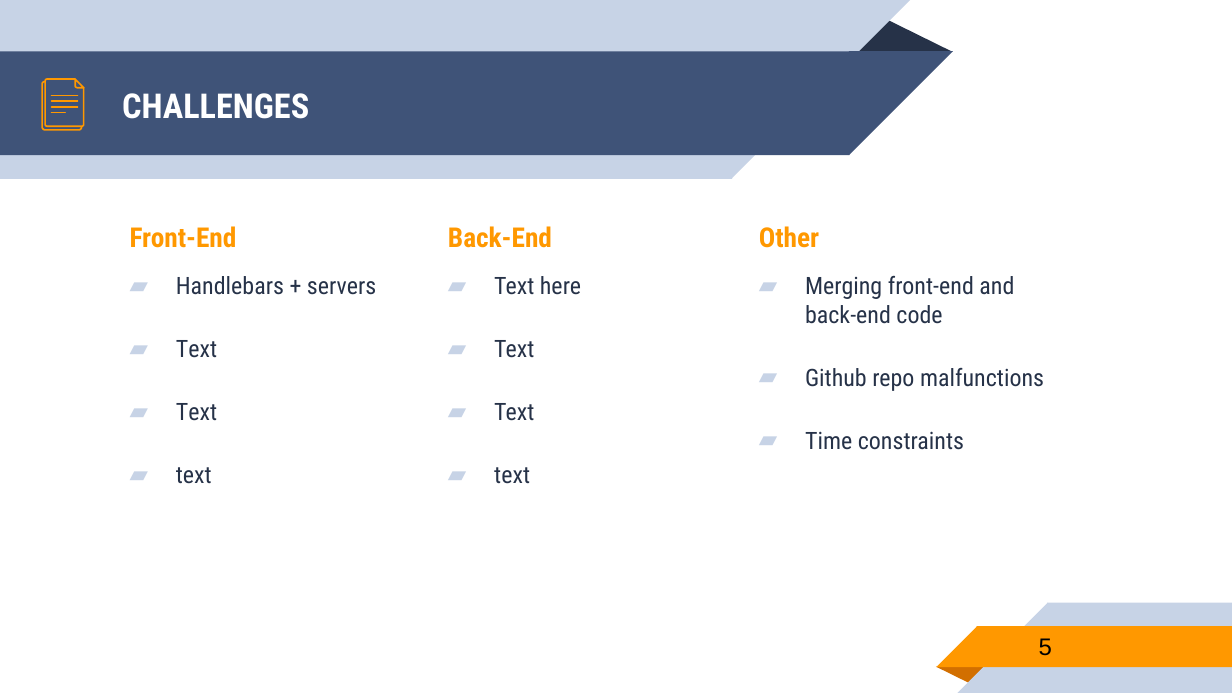
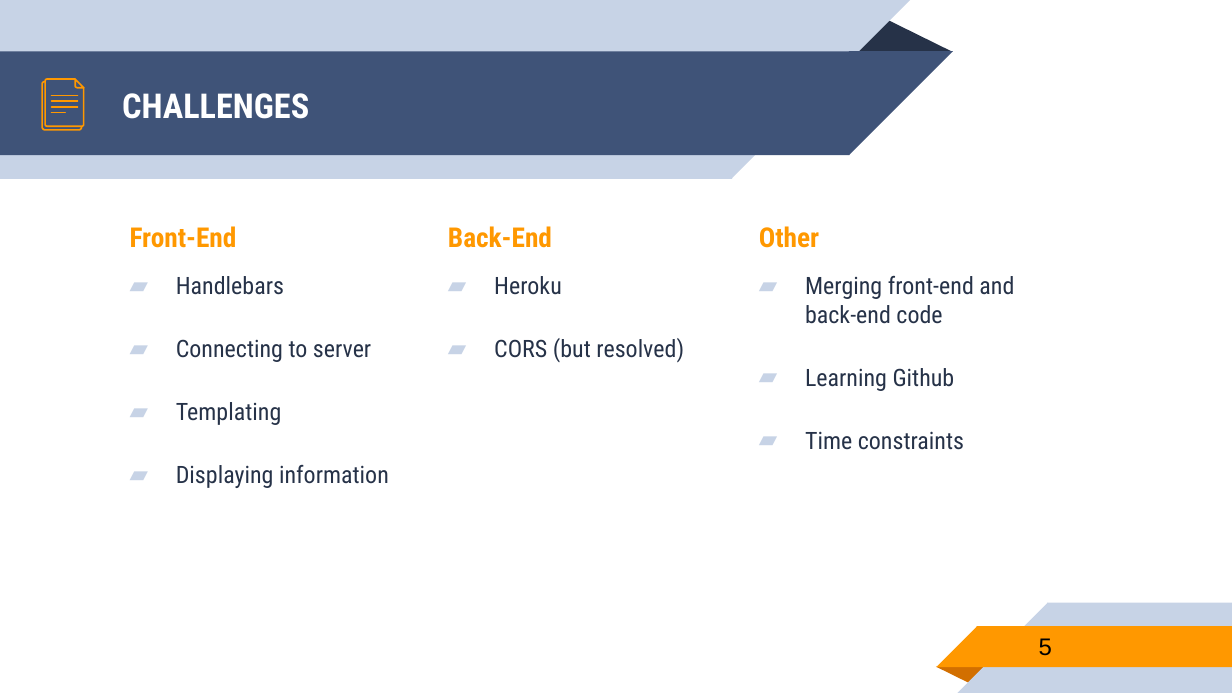
Before and after one commit to rtgiles/EventLite, a slide deck: slide 5 of EventLite.pptx. Drawn at 1232x693 pixels with LibreOffice and Linux fonts; fonts in the diff are those of the drawing. Boxes give left, top, right and bottom in pixels: in the first picture for what was removed or moved away, otherwise in the second. Text is boxed around its words. In the diff, an @@ line names an element or a change of style, - is before the commit and + after.

```diff
--- a/EventLite.pptx
+++ b/EventLite.pptx
@@ text at <box>176,276,389,488</box>: text changed @@
-▰ Handlebars + servers
-▰ Text
-▰ Text
-▰ text
+▰ Handlebars
+▰ Connecting to server
+▰ Templating
+▰ Displaying information
@@ text at <box>494,276,684,362</box>: text changed @@
-▰ Text here
-▰ Text
-▰ Text
-▰ text
+▰ Heroku
+▰ CORS (but resolved)
@@ text at <box>805,368,955,391</box>: text changed @@
-▰ Github repo malfunctions
+▰ Learning Github
```
Also in this commit, not shown: 4 other files.
